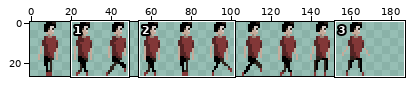
Sprite sheet: assets/images/playersheet.png. Above: a wide view before the commit, with the close-up outlined.
Close-up. Old version:
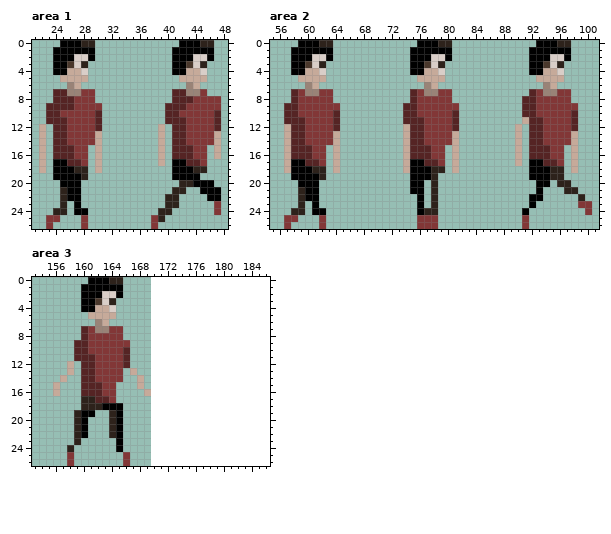
The file is 170x27 pixels. Shown: area 1: x 21..48, y 0..26; area 2: x 55..101, y 0..26; area 3: x 153..186, y 0..26. The old version is drawn lined up with the new one, on the new canvas. The commit also changed other parts of the picture, which this record leaves out.
New version:
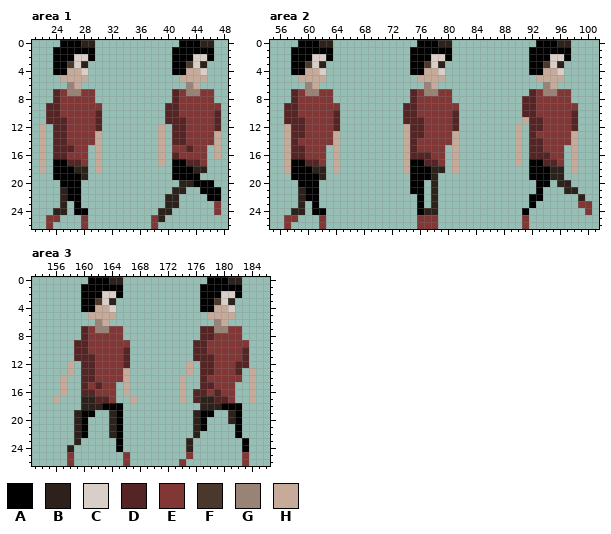
Palette (. is transparent): A #000000  B #2d221b  C #d9cec8  D #552424  E #823737  F #4a382c  G #998377  H #c6aa9a
Difference:
canvas 170x27 -> 187x27
Area 1:
Colour E now appears in row 7 at x 46.
The author changed colour D to colour E in row 7 at x 25 and 42; in row 8 at x 25 to 26 and 42 to 43; in row 9 at x 25 to 26 and 42; in row 15 at x 41 to 42; in row 16 at x 26 and 42 to 43.
The author cleared colour E in row 8 at x 47.
Area 2:
The author changed colour D to colour E in row 13 at x 93; in row 14 at x 59 and 76; in row 15 at x 60, 76 to 77 and 94; in row 16 at x 60.
Area 3:
Colour A now appears in row 0 at x 178 to 180; in row 1 at x 177 to 182; in row 2 at x 177 to 179 and 182; in rows 3 to 4 at x 177 to 178; in row 18 at x 180 to 182; in row 19 at x 177 to 178 and 182.
Colour A now appears in rows 20 to 21 at x 177 and 182; in row 22 at x 182; in rows 23 to 24 at x 183.
Colour B now appears in row 0 at x 181 to 182; in row 3 at x 181; in row 17 at x 177 to 178; in row 18 at x 177 to 179; in rows 19 to 20 at x 176 and 181; in rows 21 to 22 at x 176.
Colour B now appears in rows 23 to 24 at x 175.
Colour C now appears in row 2 at x 180 to 181; in row 3 at x 180; in row 4 at x 181.
Colour D now appears in rows 7 to 8 at x 177 to 178; in row 9 at x 176 to 177; in row 10 at x 176 to 177 and 183; in row 11 at x 176 to 178 and 183; in row 12 at x 177 to 178 and 182 to 183; in row 13 at x 177 to 178 and 182.
Colour D now appears in row 14 at x 177; in row 15 at x 177 to 178; in row 16 at x 176 to 177 and 179; in row 17 at x 176 and 179 to 180.
Colour E now appears in row 7 at x 181 to 182; in row 8 at x 179 to 182; in row 9 at x 178 to 183; in row 10 at x 178 to 182; in row 11 at x 179 to 182; in rows 12 to 13 at x 179 to 181.
Colour E now appears in row 14 at x 178 to 182; in row 15 at x 179 to 181; in row 16 at x 178 and 180 to 181; in row 17 at x 181; in row 25 at x 175 and 183; in row 26 at x 174 and 183.
The author changed colour D to colour E in row 15 at x 161; in row 16 at x 162.
Colour F now appears in row 3 at x 179.
Colour G now appears in row 6 at x 179; in row 7 at x 179 to 180.
Colour H now appears in row 4 at x 179 to 180; in row 5 at x 178 to 181; in row 6 at x 180; in row 12 at x 175; in row 13 at x 166, 175 and 184; in row 14 at x 166, 174 and 184.
Colour H now appears in rows 15 to 16 at x 157, 166, 174 and 184; in row 17 at x 156, 167, 174 and 184.
The author cleared colour H in row 13 at x 167; in row 14 at x 168; in row 15 at x 156 and 168; in row 16 at x 156 and 169.
